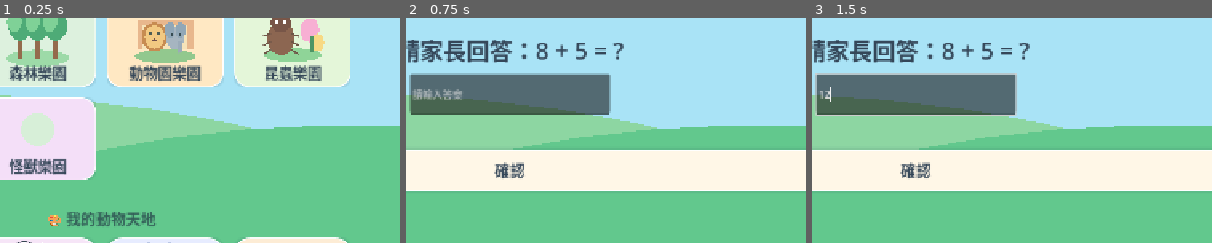
Above: before the commit, frames 1-3 (left to right).
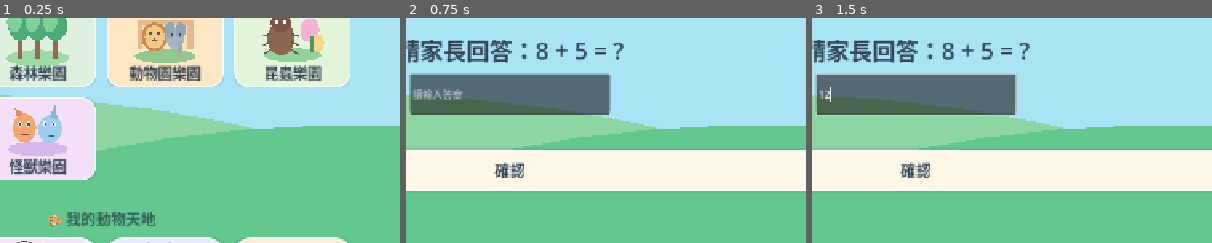
Above: after the commit, the same moments.

Repository: jimmy0933b3-sudo/farm
Game: Godot game, scene res://scenes/Main.tscn
Two runs of this game, one before a commit and one after it. Both use one fixed random seed, a clock stepped at 60 frames per second and the inputs below.
Inputs (mouse positions are % of the whole screen's width and height, from its top left):
- Up to frame 1 (0.25 s): no input
- Up to frame 2 (0.75 s): click "家長" at 0.5 s
- Up to frame 3 (1.5 s): click (50, 51) at 1.27 s; type "12" at 1.35 s
The pictures show only the part of the screen within x 37-87%, y 34-84%; the shares and areas given below are measured in that part.

The runs differ from the first frame. In frame 1, 2.2% of the frame differs, in the area x 2-17%, y 38-62%; in frame 2, nothing differs; in frame 3, nothing differs.

Commit message:
feat(monsters): draw dedicated home icon and background; extend UI regression checks

Diff:
--- a/scripts/Backdrop.gd
+++ b/scripts/Backdrop.gd
@@ -24,6 +24,13 @@
 			draw_circle(Vector2(bx+w*.008,h*.54),h*.017,Color("#F5DEAF"))
 		draw_rect(Rect2(w*.24,h*.43,w*.52,h*.04),Color("#D8B791"))
 		_poly([Vector2(w*.22,h*.43),Vector2(w*.50,h*.30),Vector2(w*.78,h*.43)],Color("#E5AA7A"))
+	if scene_type == "monster":
+		draw_rect(Rect2(Vector2.ZERO,size),Color("#EEDBF6"))
+		for i in range(8):
+			var x=w*(.08+float(i)*.13)
+			var y=h*(.70+float(i%2)*.05)
+			draw_circle(Vector2(x,y),h*.11,Color("#C7A6E7") if i%2==0 else Color("#F7BBD6"))
+			draw_circle(Vector2(x-15,y-17),h*.033,Color("#FFF5DB"))
 	if scene_type == "insect":
 		for i in range(10):
 			var x=w*(0.05+float(i)*0.105)
--- a/scripts/ChoiceArt.gd
+++ b/scripts/ChoiceArt.gd
@@ -126,6 +126,17 @@
 			_line(Vector2(24,-35),Vector2(45,-91),Color("#E85D69"),8.0)
 			_line(Vector2(45,-91),Vector2(70,-91),Color("#E85D69"),8.0)
 			_oval(0,-55,63,12,Color("#DAF4F9"))
+		"monster":
+			_oval(0,72,109,27,Color("#D8B7ED"))
+			_oval(-48,-6,42,54,Color("#F4A66C"))
+			_shape([Vector2(-73,-37),Vector2(-84,-78),Vector2(-55,-62)],Color("#E48B59"))
+			_oval(45,-1,43,52,Color("#9ECDF0"))
+			_shape([Vector2(41,-42),Vector2(64,-91),Vector2(72,-39)],Color("#80B7E8"))
+			for x in [-65.0,-34.0,26.0,57.0]:
+				_oval(x,-20,8,10,Color.WHITE)
+				_oval(x+1,-19,4,6,Color("#3E5264"))
+			_line(Vector2(-61,16),Vector2(-34,19),Color("#744B5F"),3)
+			_line(Vector2(30,21),Vector2(58,24),Color("#375A76"),3)
 		"insect":
 			_oval(0,68,105,26,Color("#8FD498"))
 			_oval(62,-23,35,44,Color("#F7AFD3"))
--- a/tests/layout_smoke.gd
+++ b/tests/layout_smoke.gd
@@ -20,8 +20,8 @@
 		for node in _descendants(game):
 			if node is Button and _has_picture(node):
 				cards.append(node)
-		if cards.size()!=10:
-			_fail("Home must show exactly 10 fully illustrated actions, got "+str(cards.size()))
+		if cards.size()!=11:
+			_fail("Home must show exactly 11 fully illustrated actions, got "+str(cards.size()))
 			return
 		# Parks must form a visually distinct FIRST ROW. Tool icons start below a
 		# generous 40px+ gap, not pressed against park cards.
--- a/tests/race_smoke.gd
+++ b/tests/race_smoke.gd
@@ -33,7 +33,7 @@
 		_fail("Farm entry button did not open kart lobby")
 		return
 	var lobby=main.race_lobby
-	var expected_racers: Array=Rules.candidates(main.animals,
+	var expected_racers: Array=Rules.candidates(main.animals+main.monsters,
 		main.progress.data.get("private_farm",[]),main.progress.data.get("collected",[]))
 	if lobby.options.size()!=expected_racers.size():
 		_fail("Lobby must show every currently collected species, expected %d but got %d" %
@@ -57,7 +57,7 @@
 		if not _readable_button(card) or card.modulate!=Color.WHITE:
 			_fail("Character labels and icons should stay fully visible when unselected")
 			return
-	if lobby.track_previews.size()!=3 or lobby.showcase_kart==null:
+	if lobby.track_previews.size()!=Rules.TRACKS.size() or lobby.showcase_kart==null:
 		_fail("Illustrated track cards and large driver preview are missing")
 		return
 	# Neither the seal nor the weevil occupies a farm resident slot.
